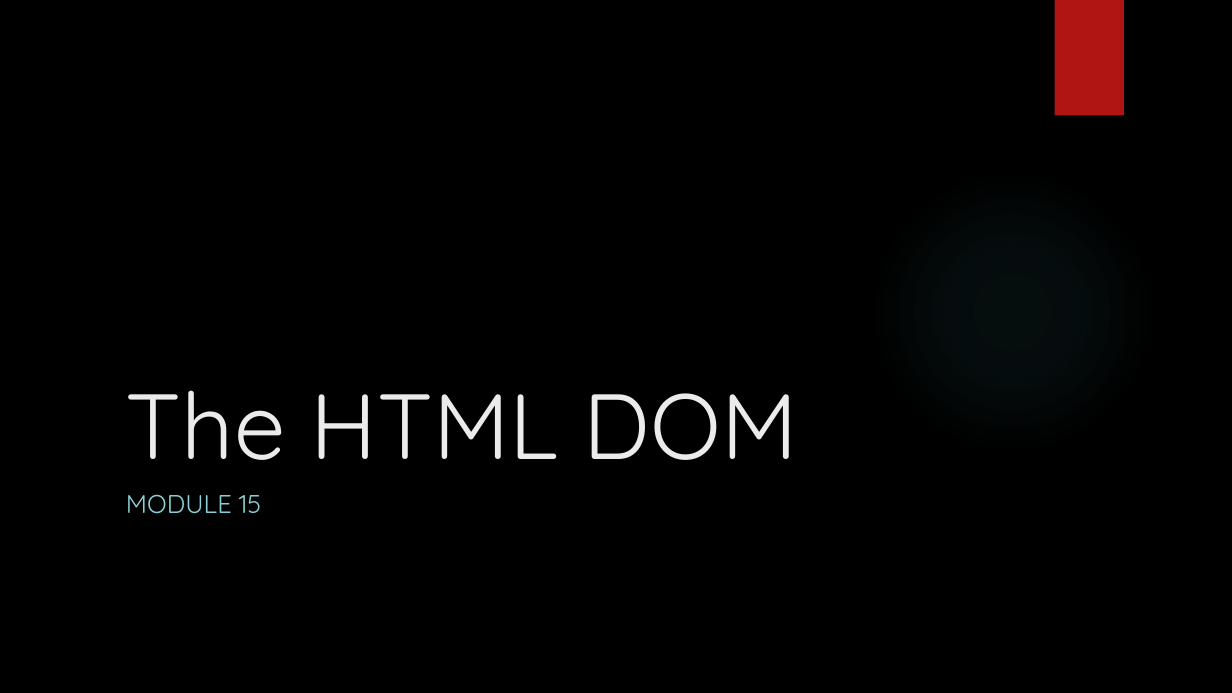
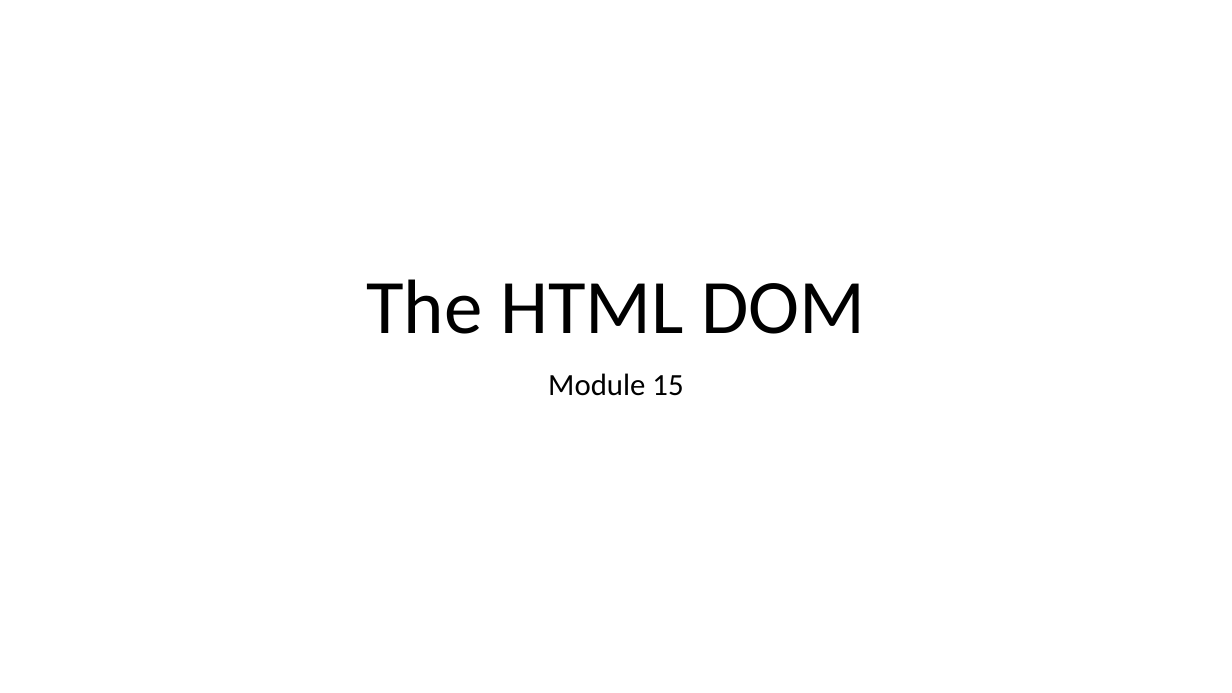
Before and after one commit to YWCANWIL-TechLab/module15-exercises-YaminahAlanis, a slide deck: slide 1 of slides/Module 15 - JS HTML DOM Part 1.pptx. Drawn at 1232x693 pixels with LibreOffice and Linux fonts; fonts in the diff are those of the drawing; background and template pictures are left out. Boxes give left, top, right and bottom in pixels: in the first picture for what was removed or moved away, otherwise in the second. Text is boxed around its words. In the diff, an @@ line names an element or a change of style, - is before the commit and + after.

```diff
--- a/slides/Module 15 - JS HTML DOM Part 1.pptx
+++ b/slides/Module 15 - JS HTML DOM Part 1.pptx
@@ background picture (left out) to #FFFFFF @@
@@ rectangle removed at bbox=[1055, 0, 1124, 116] @@
@@ title "The HTML DOM": place and size @@
-title "The HTML DOM" at bbox=[126, 390, 798, 460]
+title "The HTML DOM" at bbox=[366, 279, 865, 334]
@@ title "The HTML DOM" at bbox=[366, 279, 865, 334]: size 72 to 60 pt, font Quicksand to Calibri, text colour #EBEBEB to #000000; alignment left to centre; line spacing 1 to 0.9 @@
@@ ellipse removed at bbox=[870, 169, 1154, 454] @@
@@ subtitle at bbox=[548, 373, 683, 396]: text changed; size 20 to 24 pt; font Quicksand to Calibri; text colour #8AD0D6 to #000000 @@
-MODULE 15
+Module 15
```
Also in this commit, not shown: 29 other slides changed, 9 slides added, 2 slides removed, 4 other files.
